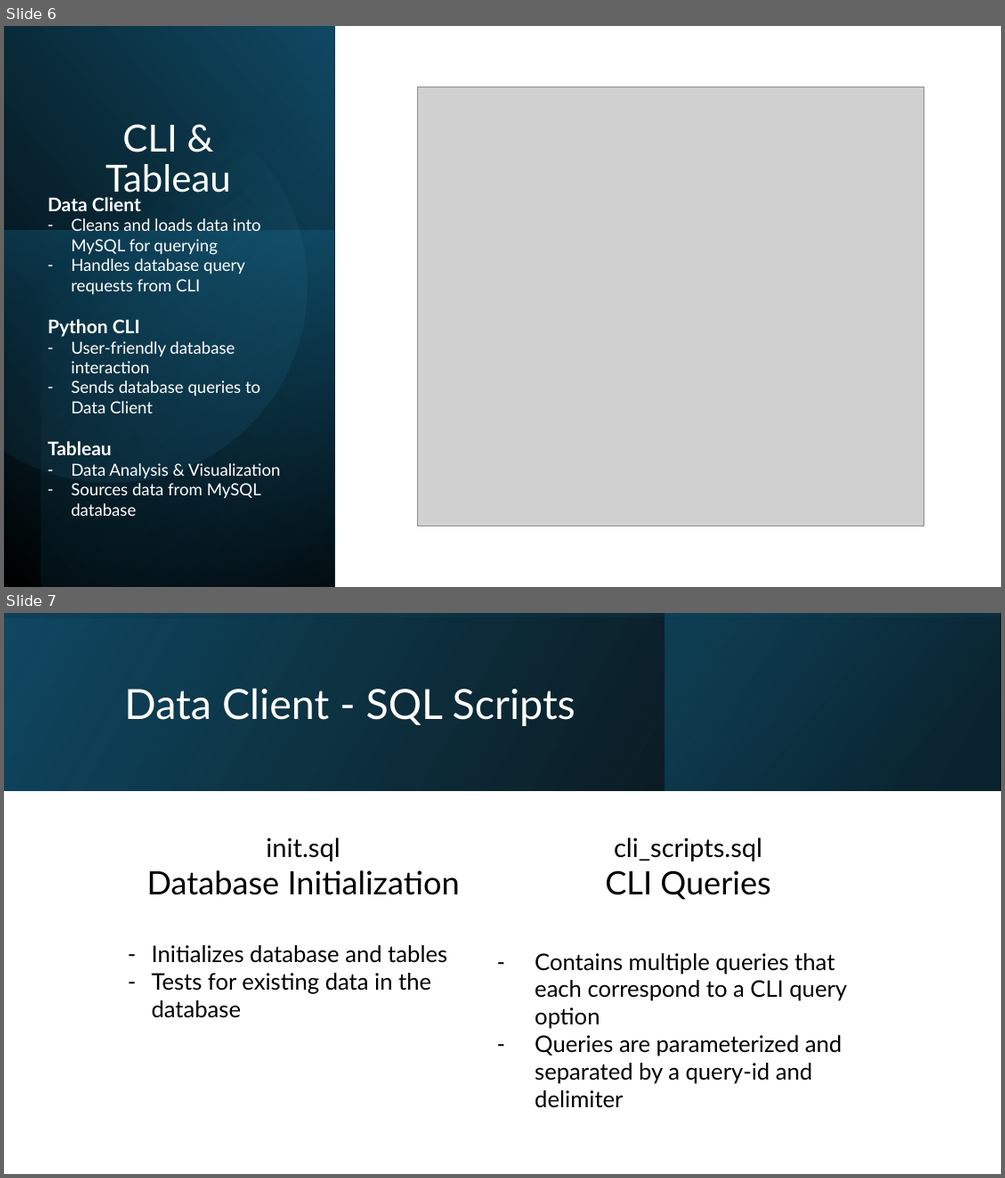
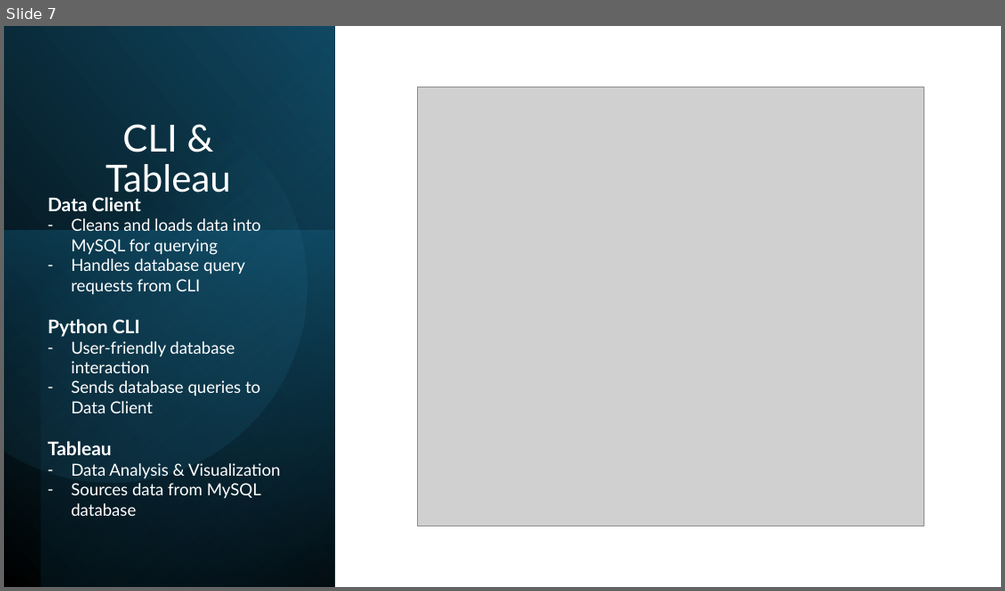
Before and after one commit to kencopas/Projects, a slide deck: Capstone/docs/Project Presentation.pptx. Shown one above the other, each under a label of ours: slides 6 and 7 before the commit, slide 7 after it. The pictures are 1005x1178 and 1005x591 pixels, drawn with LibreOffice and Linux fonts; fonts in the diff are those of the drawing; grey boxes stand for pictures. Boxes give left, top, right and bottom in pixels: in the first picture for what was removed or moved away, otherwise in the second. Text is boxed around its words. In the diff, an @@ line names an element or a change of style, - is before the commit and + after.

Commit message:
Updated Documents; Included csv data

```diff
--- a/Capstone/docs/Project Presentation.pptx
+++ b/Capstone/docs/Project Presentation.pptx
@@ slide 7 removed at [4, 613, 1001, 1174], background #FFFFFF @@
@@ rectangle removed at [4, 613, 1001, 790] @@
@@ rectangle removed at [4, 613, 1001, 790] @@
@@ rectangle removed at [665, 613, 1000, 790] @@
@@ title removed at [124, 688, 575, 726] @@
-Data Client - SQL Scripts
@@ table removed at [119, 827, 889, 1128], 1 rows, 2 columns @@
-init.sql / Database Initialization / Initializes database and tables / Tests for existing data in the database | cli_scripts.sql / CLI Queries / Contains multiple queries that each correspond to a CLI query option / Queries are parameterized and separated by a query-id and delimiter
@@ what was slide 6 is now slide 7 @@
```
Also in this commit, not shown: 4 slides changed, 10 slides added, 1 other slide removed, 17 other files.
